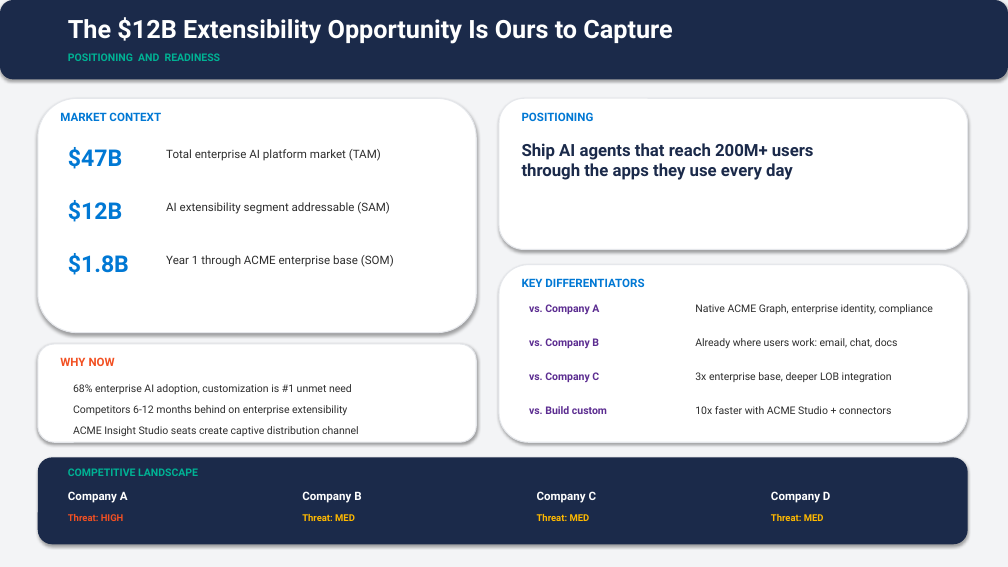
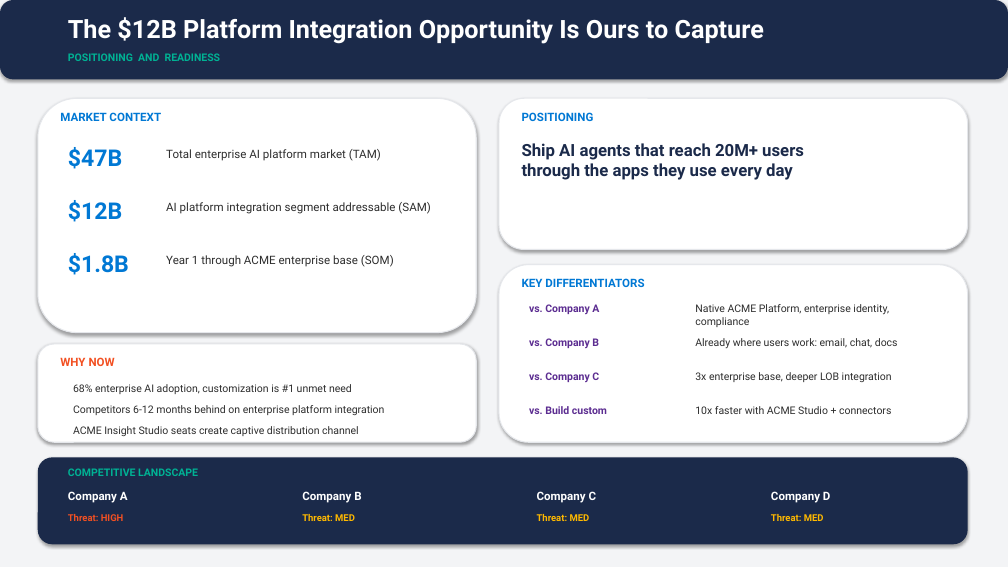
Before and after one commit to varunk130/ai-gtm-skill-library, a slide deck: slide 2 of samples/gtm-plan-acme-insight-studio.pptx. Drawn at 1008x567 pixels with LibreOffice and Linux fonts; fonts in the diff are those of the drawing. Boxes give left, top, right and bottom in pixels: in the first picture for what was removed or moved away, otherwise in the second. Text is boxed around its words. In the diff, an @@ line names an element or a change of style, - is before the commit and + after.

Commit message:
samples: genericize ACME GTM plan to remove M365 Copilot extensibility terminology
The ACME Insight Studio sample (and the brief/deck generator scripts) still
contained M365 Copilot extensibility-specific phrasing: 'declarative agents',
'API plugins', 'Graph connectors', 'adaptive UI cards', 'conversation extensions',
'200M+ commercial user base', 'ACME Graph API/access', 'Extensibility Opportunity',
and a '15% of Copilot deals' metric. Replace with generic platform-integration
language (AI agents, REST integrations, data connectors, embedded UI components,
in-app chat surfaces, ACME Platform API, 20M+ users, ACME platform deals) so
the sample reads as a generic enterprise AI-platform GTM plan, not a thinly
veiled M365 Copilot extensibility plan. Regenerated the .docx and .pptx from
the updated scripts; PNG previews are stale and will need a re-render on a
Windows + Office host (scripts/render_sample_previews.py).

```diff
--- a/samples/gtm-plan-acme-insight-studio.pptx
+++ b/samples/gtm-plan-acme-insight-studio.pptx
@@ text at bbox=[68, 17, 764, 44]: text changed @@
-The $12B Extensibility Opportunity Is Ours to Capture
+The $12B Platform Integration Opportunity Is Ours to Capture
@@ text at bbox=[522, 143, 804, 180]: text changed @@
-Ship AI agents that reach 200M+ users
-through the apps they use every day
+Ship AI agents that reach 20M+ users
+through the apps they use every day
@@ text at bbox=[166, 202, 430, 214]: text changed @@
-AI extensibility segment addressable (SAM)
+AI platform integration segment addressable (SAM)
@@ text at bbox=[695, 304, 889, 327]: text changed @@
-Native ACME Graph, enterprise identity, compliance
+Native ACME Platform, enterprise identity, compliance
@@ text at bbox=[73, 405, 385, 415]: text changed @@
-Competitors 6-12 months behind on enterprise extensibility
+Competitors 6-12 months behind on enterprise platform integration
```
Also in this commit, not shown: 1 other slide changed, 5 other files.
